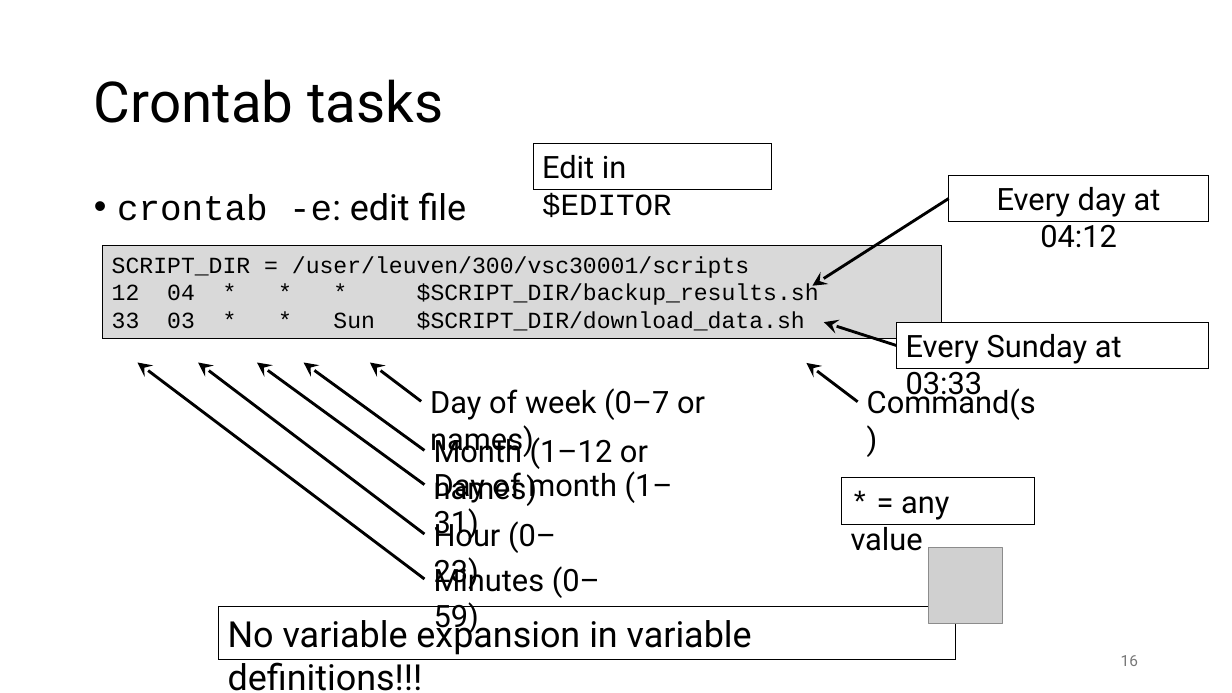
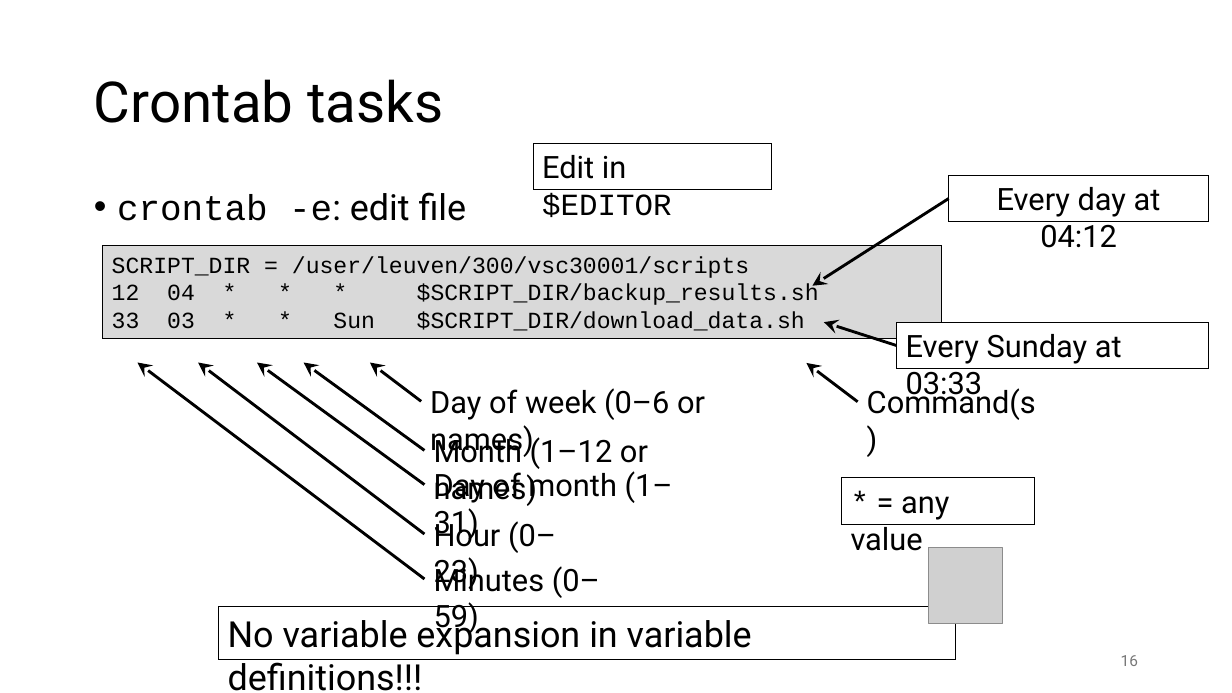
Before and after one commit to gjbex/Workflows-for-HPC, a slide deck: slide 16 of workflow_for_HPC.pptx. Drawn at 1232x693 pixels with LibreOffice and Linux fonts; fonts in the diff are those of the drawing; grey boxes stand for pictures. Boxes give left, top, right and bottom in pixels: in the first picture for what was removed or moved away, otherwise in the second. Text is boxed around its words. In the diff, an @@ line names an element or a change of style, - is before the commit and + after.

Commit message:
Fix typos

```diff
--- a/workflow_for_HPC.pptx
+++ b/workflow_for_HPC.pptx
@@ text at [430, 388, 705, 458]: text changed @@
-Day of week (0–7 or names)
+Day of week (0–6 or names)
```
Also in this commit, not shown: 6 other slides changed.
